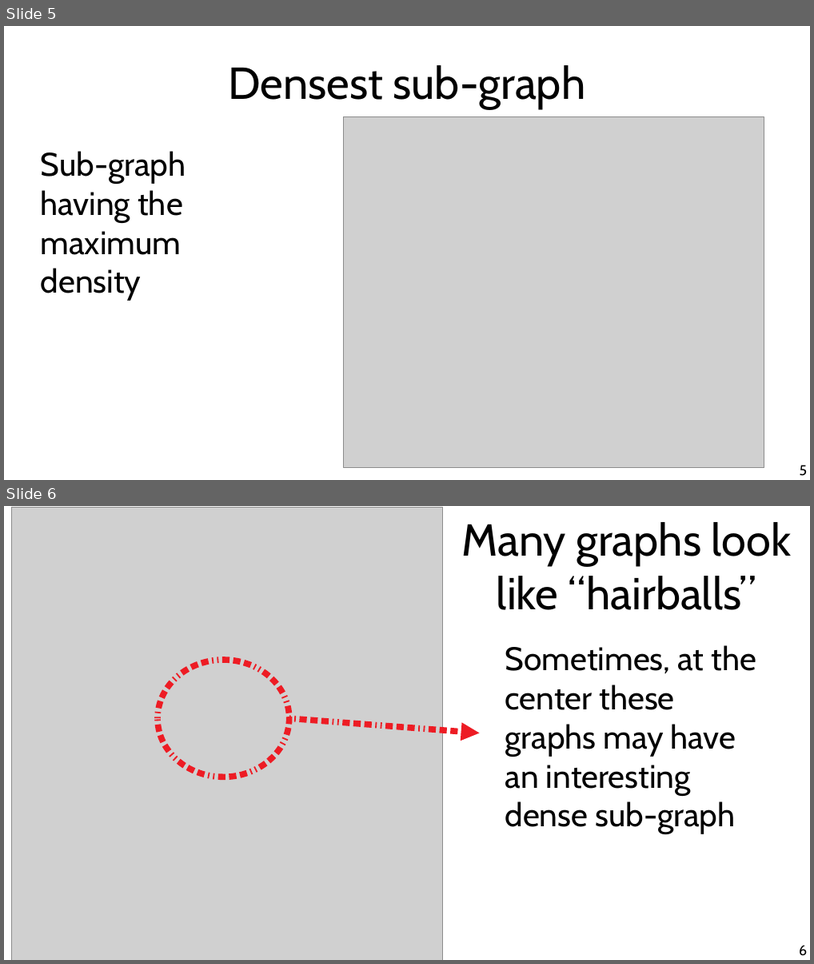
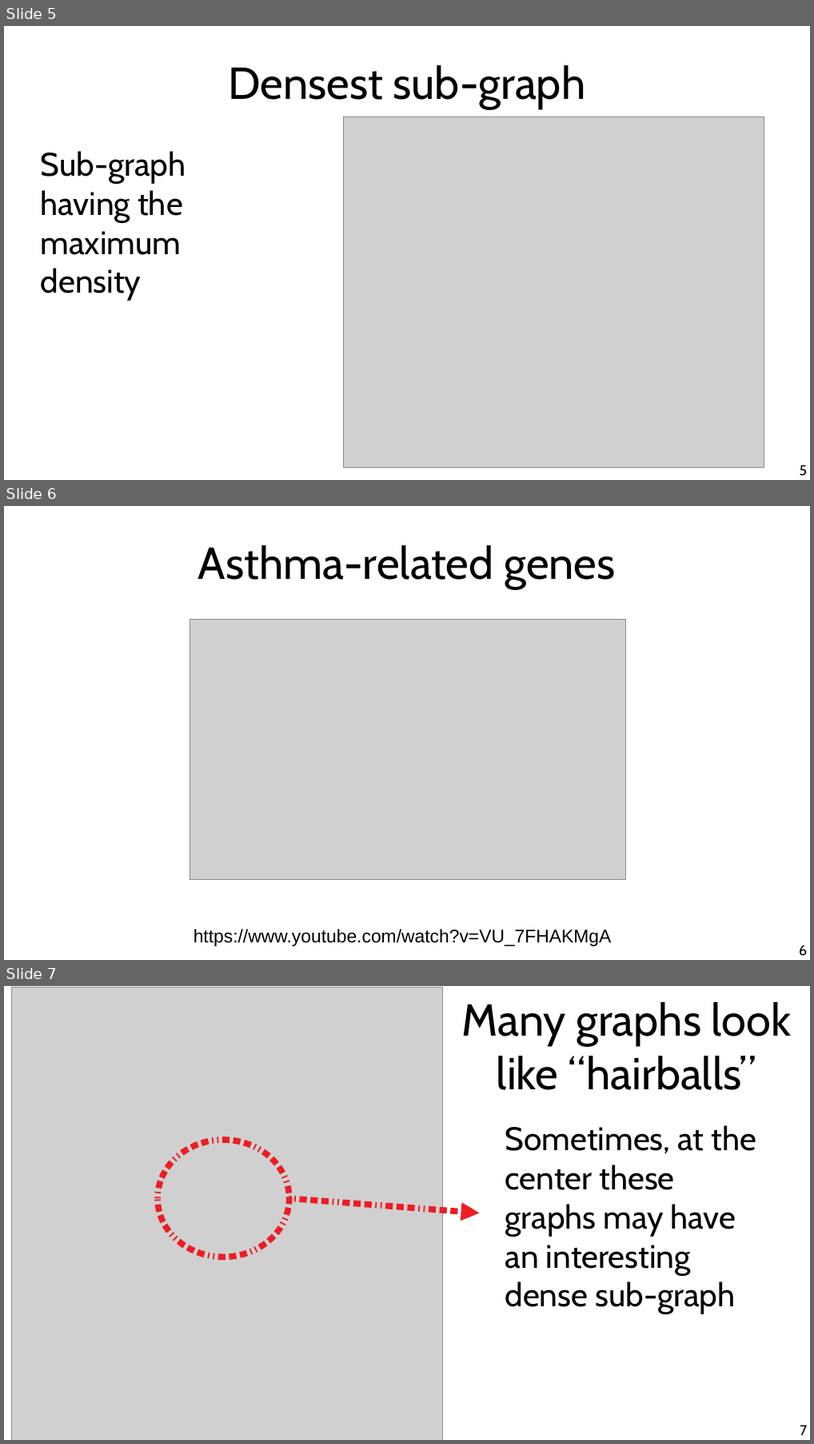
Before and after one commit to chatox/networks-science-course, a slide deck: theory/tt13_dense_subgraphs.odp. Shown one above the other, each under a label of ours: slides 5 and 6 before the commit, slides 5, 6 and 7 after it. The pictures are 814x964 and 814x1444 pixels, drawn with LibreOffice and Linux fonts; fonts in the diff are those of the drawing; grey boxes stand for pictures. Boxes give left, top, right and bottom in pixels: in the first picture for what was removed or moved away, otherwise in the second. Text is boxed around its words. In the diff, an @@ line names an element or a change of style, - is before the commit and + after.

```diff
--- a/theory/tt13_dense_subgraphs.odp
+++ b/theory/tt13_dense_subgraphs.odp
@@ slide 6 added at [4,506,810,960], background #FFFFFF @@
@@ title added at [198,545,615,588], 44 pt, text #000000 @@
+Asthma-related genes
@@ picture added at [190,620,626,879] @@
@@ text added at [194,928,612,946], 18 pt, text #000000 @@
+https://www.youtube.com/watch?v=VU_7FHAKMgA
@@ page number added at [799,944,807,956], 14 pt, text #000000 @@
+6
@@ what was slide 6 is now slide 7 @@
@@ page number at [800,1424,807,1435]: text changed @@
-6
+7
```
Also in this commit, not shown: 3 slides changed, 1 other slide added, 1 other file.
